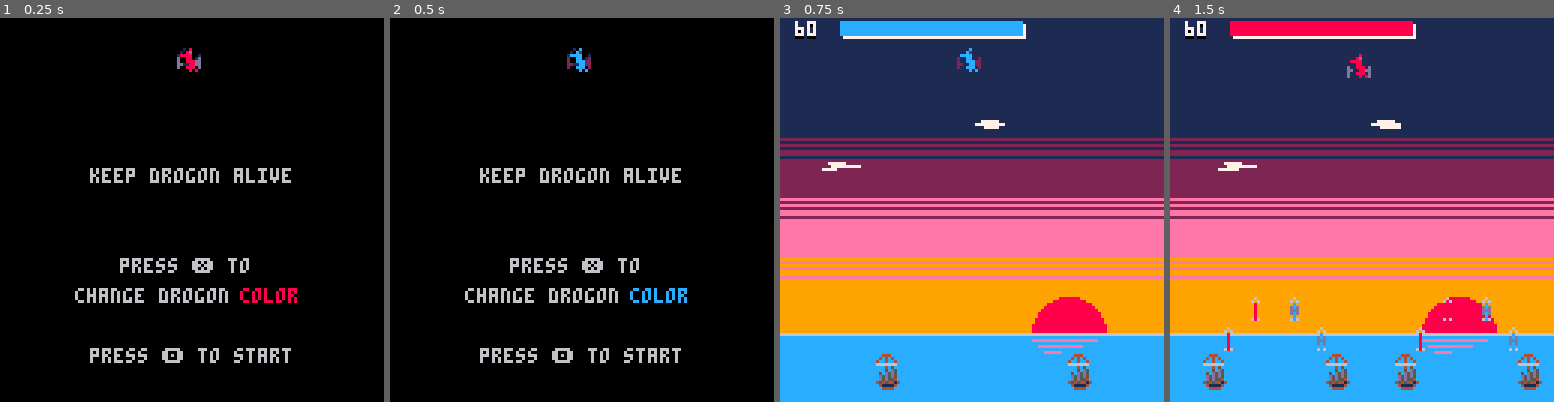
Above: before the commit, frames 1-4 (left to right).
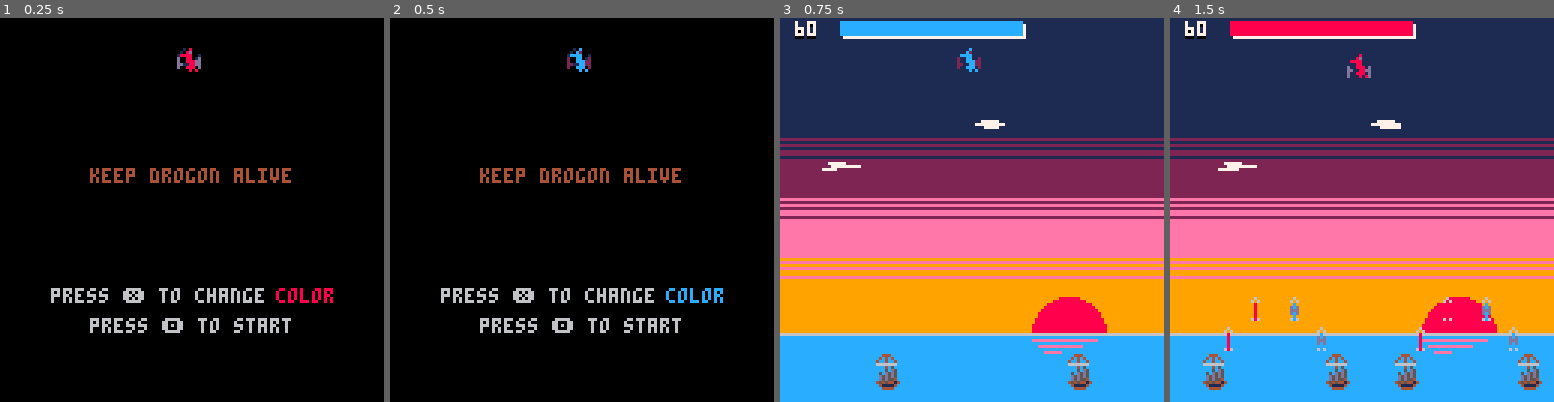
Above: after the commit, the same moments.

Repository: HuangJunye/Keep-Drogon-alive
Game: PICO-8 cartridge keep-drogon-alive.p8
Two runs of this game, one before a commit and one after it. Both use one fixed random seed, a clock stepped at 60 frames per second and the inputs below.
Inputs:
- Up to frame 1 (0.25 s): no input
- Up to frame 2 (0.5 s): tap X (X key) at 0.33 s
- Up to frame 3 (0.75 s): tap O (Z key) at 0.7 s
- Up to frame 4 (1.5 s): tap X (X key) at 1.07 s

The runs differ from the first frame. In frame 1, 4.2% of the frame differs, in the area x 13-87%, y 39-90%; in frame 2, 4.2%; in frame 3, nothing differs; in frame 4, nothing differs.

Commit message:
fine tune title screen

Diff:
--- a/keep-drogon-alive.p8
+++ b/keep-drogon-alive.p8
@@ -443,15 +443,14 @@
   cls()
   if drogon.blue then
     spr(drogon.sp+16,drogon.x,drogon.y)
-    print("color",80,90,12)
+    print("color",92,90,12)
   else
     spr(drogon.sp,drogon.x,drogon.y)
-    print("color",80,90,8)
-  end
-  print("keep drogon alive",30,50,6) -- title
-  print("press ❎ to",40,80,6)
-  print("change drogon",25,90,6)
-  print("press 🅾️ to start",30,110,6)
+    print("color",92,90,8)
+  end
+  print("keep drogon alive",30,50,4) -- title
+  print("press ❎ to change",17,90,6)
+  print("press 🅾️ to start",30,100,6)
 end
 
 function update_death()
